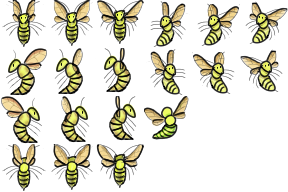
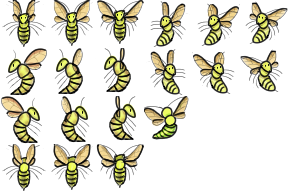
Layers edited between the first and the second 288x192 image:
added layer "Tactiles" (1st of 8, in "Left up 1") in group "Left up 1" over [144, 96, 184, 109]
painted on "Tactiles" (3rd of 8, in "Right down 3" › "Line") over [144, 96, 184, 109]
painted on "Back wings" (2nd of 12, in "Right down 3" › "Line") over [144, 96, 184, 109]
painted on "Head" (3rd of 23, in "Right down 3" › "Line") over [144, 96, 184, 109]
painted on "Tactiles" (4th of 8, in "Right down 2" › "Line") over [144, 96, 184, 109]
painted on "Tactiles" (5th of 8, in "Right down 1" › "Line") over [144, 96, 184, 109]
painted on "Shades" (5th of 8, in "Right down 1" › "Drawings" › "Wings") over [144, 96, 184, 109]
painted on "Patterns" (10th of 38, in "Right down 1" › "Drawings" › "Wings") over [144, 96, 184, 109]
painted on "Base" (7th of 24, in "Right down 1" › "Drawings" › "Wings") over [144, 96, 184, 109]
painted on "Tactiles" (6th of 8, in "Left down 3" › "Line") over [144, 96, 184, 109]
painted on "Eyes" (5th of 10, in "Left down 3" › "Line") over [144, 96, 184, 109]
painted on "Head" (6th of 23, in "Left down 3" › "Line") over [144, 96, 184, 109]
painted on "Patterns" (12th of 38, in "Left down 3" › "Drawings" › "Wings") over [144, 96, 184, 109]
painted on "Tactiles" (7th of 8, in "Left down 2" › "Line") over [144, 96, 184, 109]
painted on "Tactiles" (8th of 8, in "Left down 1" › "Line") over [144, 96, 184, 109]
painted on "Shades" (8th of 8, in "Left down 1" › "Drawings" › "Wings") over [144, 96, 184, 109]
painted on "Patterns" (16th of 38, in "Left down 1" › "Drawings" › "Wings") over [144, 96, 184, 109]
painted on "Base" (13th of 24, in "Left down 1" › "Drawings" › "Wings") over [144, 96, 184, 109]
painted on "Wings" (9th of 32, in "Up 3" › "Shadows") over [144, 96, 184, 109]
painted on "Front wings" (8th of 12, in "Up 3" › "Line") over [144, 96, 184, 109]
painted on "Wings" (13th of 32, in "Up 1" › "Shadows") over [144, 96, 184, 109]
…and 9 more changes (9 painted)
